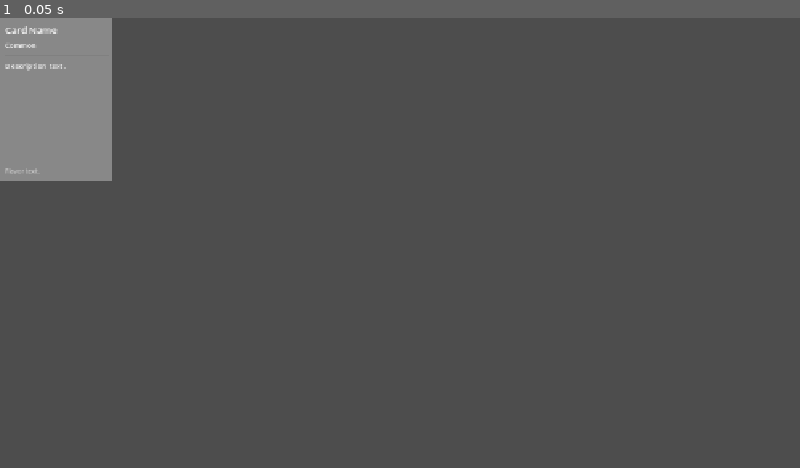
Above: before the commit, frame 1.
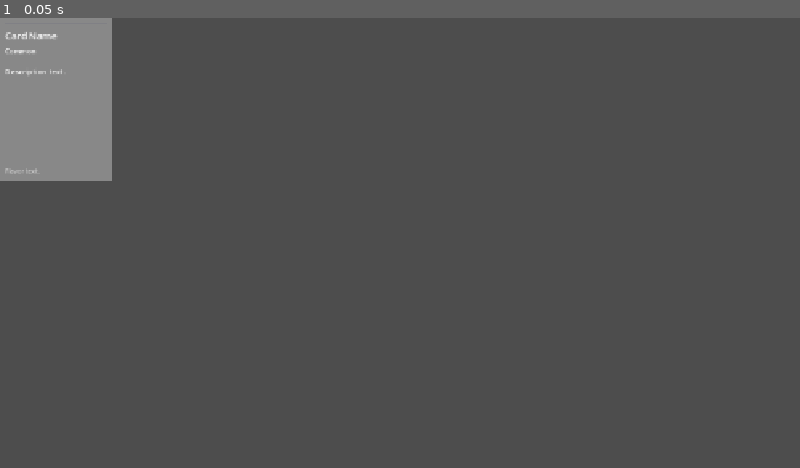
Above: after the commit, the same moment.

Repository: 3dw4rd1/OC_Tower_defense
Game: Godot game, scene res://scenes/ui/card_panel.tscn
Same seed, same stepped clock (60 frames per second), same inputs: the game is played once before the commit and once after it. This scene is started directly instead of the project's main scene.
Inputs:
- Up to frame 1 (0.05 s): no input

The runs differ from the first frame. In frame 1, 0.3% of the frame differs, in the area x 0-9%, y 1-13%.

Commit message:
feat: card panel rarity colors darkened + accent strip by rarity

Diff:
--- a/game/scenes/ui/card_panel.tscn
+++ b/game/scenes/ui/card_panel.tscn
@@ -32,6 +32,12 @@
 theme_override_constants/separation = 6
 mouse_filter = 2
 
+[node name="AccentStrip" type="ColorRect" parent="MarginContainer/VBox"]
+custom_minimum_size = Vector2(0, 3)
+size_flags_horizontal = 3
+mouse_filter = 2
+color = Color(0.50, 0.50, 0.52, 1.0)
+
 [node name="NameLabel" type="Label" parent="MarginContainer/VBox"]
 theme_override_font_sizes/font_size = 15
 text = "Card Name"
--- a/game/scripts/ui/card_panel.gd
+++ b/game/scripts/ui/card_panel.gd
@@ -3,15 +3,23 @@
 signal card_clicked(card_id: String)
 
 const RARITY_COLORS: Dictionary = {
-	"common":    Color(0.533, 0.533, 0.533),
-	"uncommon":  Color(0.290, 0.486, 0.247),
-	"rare":      Color(0.165, 0.373, 0.627),
-	"legendary": Color(0.722, 0.525, 0.043),
+	"common":    Color(0.16, 0.17, 0.16),
+	"uncommon":  Color(0.09, 0.18, 0.09),
+	"rare":      Color(0.07, 0.12, 0.28),
+	"legendary": Color(0.24, 0.14, 0.04),
+}
+
+const RARITY_ACCENT_COLORS: Dictionary = {
+	"common":    Color(0.50, 0.50, 0.52),
+	"uncommon":  Color(0.30, 0.65, 0.25),
+	"rare":      Color(0.20, 0.45, 0.90),
+	"legendary": Color(0.90, 0.65, 0.10),
 }
 
 var _card_id: String = ""
 
 @onready var _background: ColorRect = $Background
+@onready var _accent_strip: ColorRect = $MarginContainer/VBox/AccentStrip
 @onready var _hover_highlight: ColorRect = $HoverHighlight
 @onready var _name_label: Label = $MarginContainer/VBox/NameLabel
 @onready var _rarity_label: Label = $MarginContainer/VBox/RarityLabel
@@ -23,8 +31,10 @@
 	_card_id = card_data.get("id", "")
 	var rarity: String = card_data.get("rarity", "common")
 	_background.color = RARITY_COLORS.get(rarity, RARITY_COLORS["common"])
+	_accent_strip.color = RARITY_ACCENT_COLORS.get(rarity, RARITY_ACCENT_COLORS["common"])
 	_name_label.text = card_data.get("name", "")
 	_rarity_label.text = rarity.capitalize()
+	_rarity_label.add_theme_color_override("font_color", RARITY_ACCENT_COLORS.get(rarity, RARITY_ACCENT_COLORS["common"]))
 	_desc_label.text = card_data.get("description", "")
 	_flavor_label.text = card_data.get("flavor_text", "")
 
